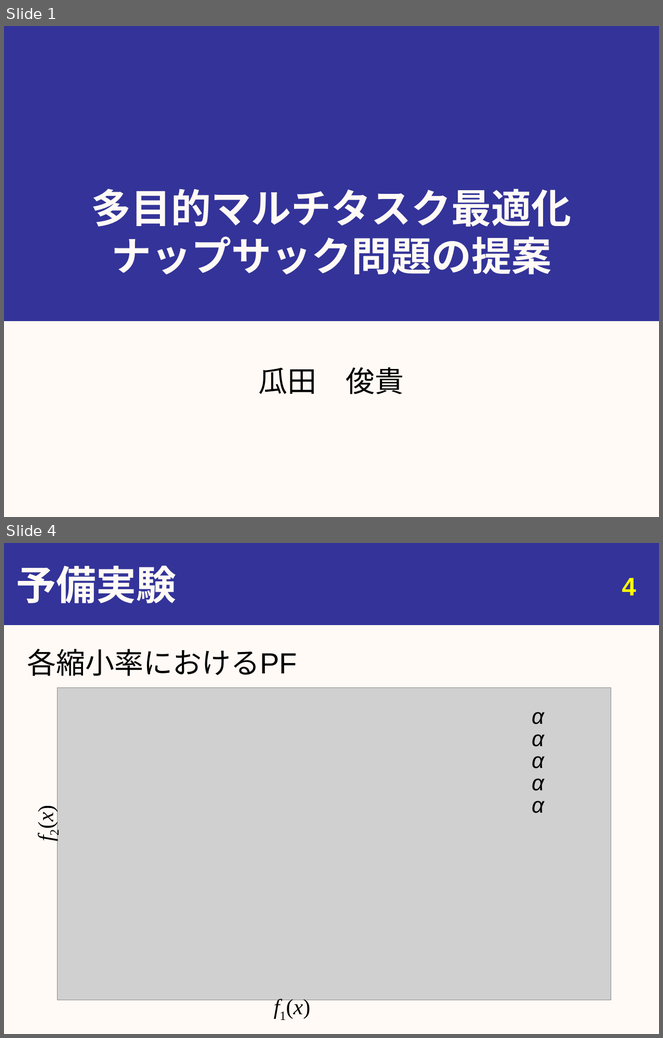
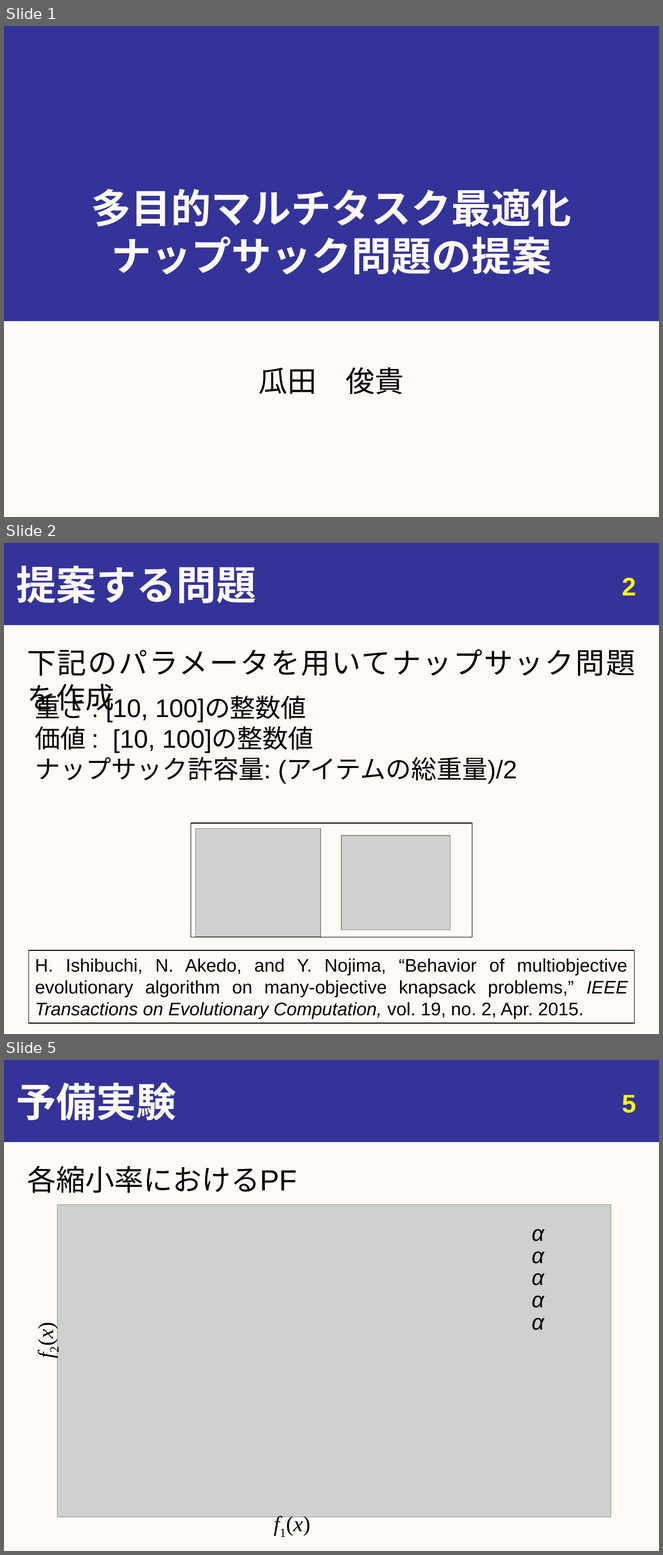
Before and after one commit to youle921/Slide-maintain, a slide deck: slide_1223/20191223_urita.pptx. Shown one above the other, each under a label of ours: slides 1 and 4 before the commit, slides 1, 2 and 5 after it; the slides between them are not shown. The pictures are 663x1038 and 663x1555 pixels, drawn with LibreOffice and Linux fonts; fonts in the diff are those of the drawing; grey boxes stand for pictures. Boxes give left, top, right and bottom in pixels: in the first picture for what was removed or moved away, otherwise in the second. Text is boxed around its words. In the diff, an @@ line names an element or a change of style, - is before the commit and + after.

```diff
--- a/slide_1223/20191223_urita.pptx
+++ b/slide_1223/20191223_urita.pptx
@@ slide 2 added at box(4, 543, 659, 1034), background #FFFAF5; not listed: 1 template element that a slide beside it also shows @@
@@ title added at box(16, 565, 256, 603), 44 pt, text #FFFAF5, bold @@
+提案する問題
@@ page number added at box(622, 578, 636, 596), 28 pt, text #FFFF00, bold @@
+2
@@ text added at box(27, 649, 635, 716), 32 pt, text #000000 @@
+下記のパラメータを用いてナップサック問題を作成
@@ text added at box(35, 692, 517, 784), 28 pt, text #000000 @@
+重さ : [10, 100]の整数値
+価値 : [10, 100]の整数値
+ナップサック許容量: (アイテムの総重量)/2
@@ rectangle added at box(191, 823, 473, 938), outline #000000 0.75 pt @@
@@ picture added at box(196, 828, 321, 937) @@
@@ picture added at box(341, 836, 450, 930) @@
@@ rectangle added at box(29, 951, 635, 1023), outline #000000 0.75 pt, 20 pt, text #000000 @@
+H. Ishibuchi, N. Akedo, and Y. Nojima, “Behavior of multiobjective evolutionary algorithm on many-objective knapsack problems,” IEEE Transactions on Evolutionary Computation, vol. 19, no. 2, Apr. 2015.
@@ what was slide 4 is now slide 5 @@
@@ page number at box(622, 1095, 636, 1113): text changed @@
-4
+5
```
Also in this commit, not shown: 2 slides changed.
